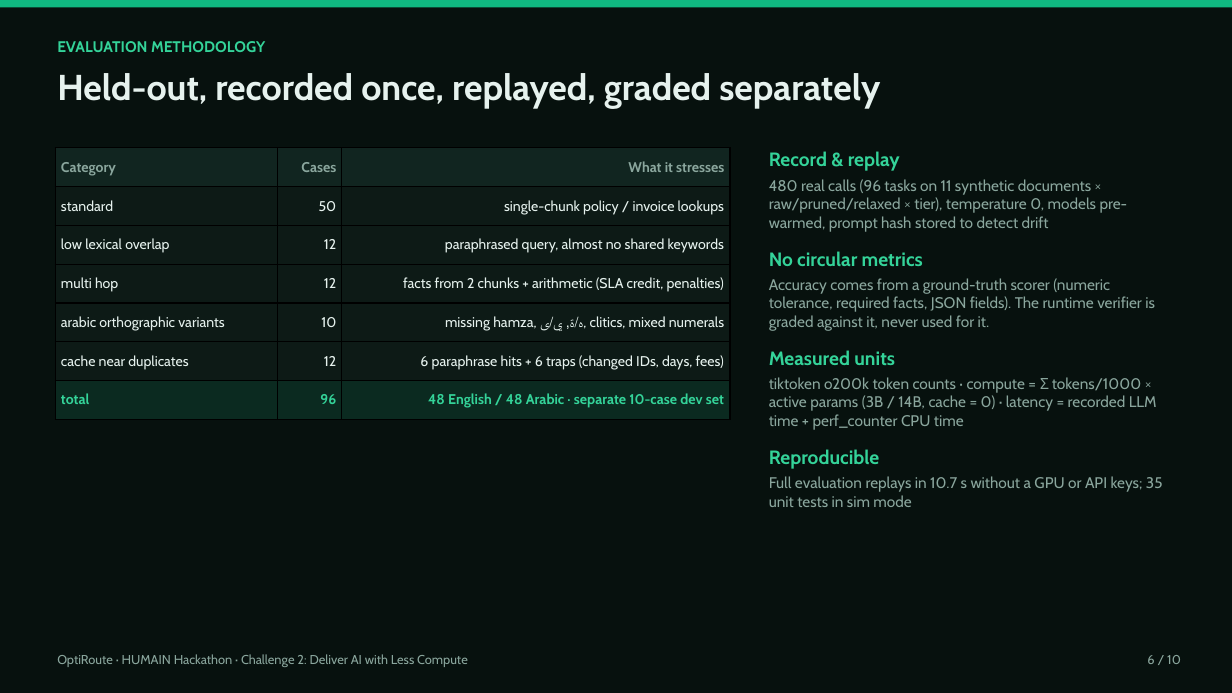
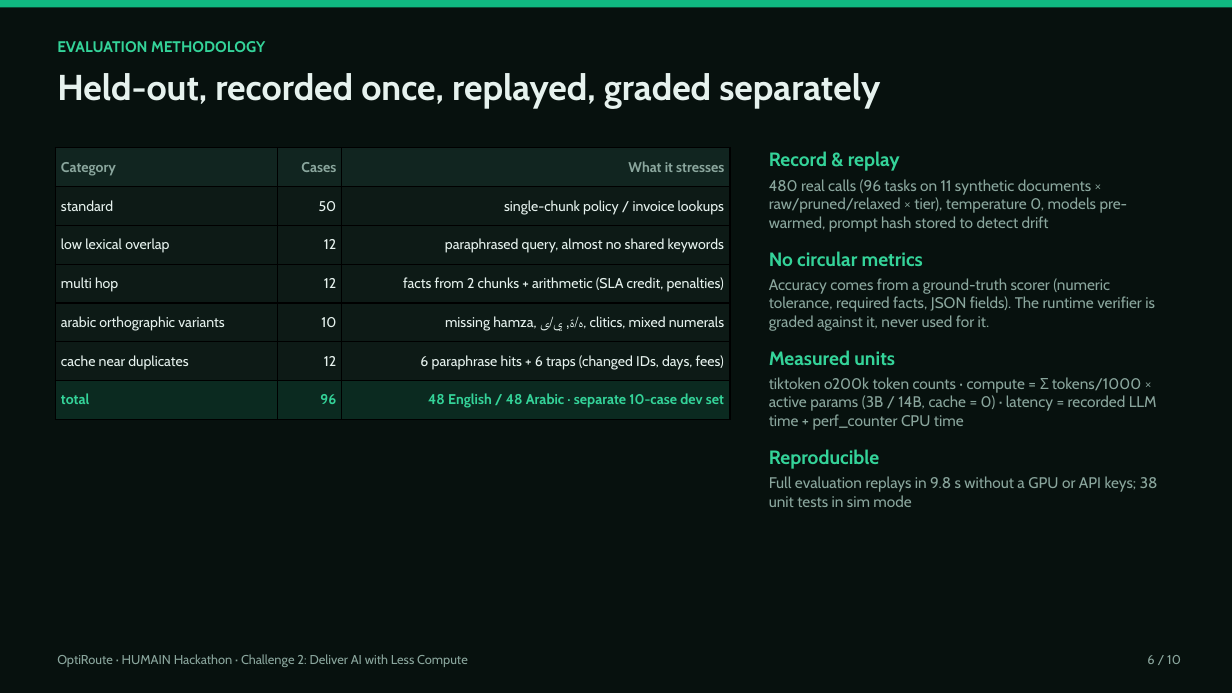
Before and after one commit to nawafalduaij/optiroute, a slide deck: slide 6 of deliverables/OptiRoute_Presentation.pptx. Drawn at 1232x693 pixels with LibreOffice and Linux fonts; fonts in the diff are those of the drawing. Boxes give left, top, right and bottom in pixels: in the first picture for what was removed or moved away, otherwise in the second. Text is boxed around its words. In the diff, an @@ line names an element or a change of style, - is before the commit and + after.

```diff
--- a/deliverables/OptiRoute_Presentation.pptx
+++ b/deliverables/OptiRoute_Presentation.pptx
@@ text at (x1=769, y1=476, x2=1158, y2=507): text changed @@
-Full evaluation replays in 10.7 s without a GPU or API keys; 35 unit tests in sim mode
+Full evaluation replays in 9.8 s without a GPU or API keys; 38 unit tests in sim mode
```
Also in this commit, not shown: 6 other slides changed, 25 other files.
